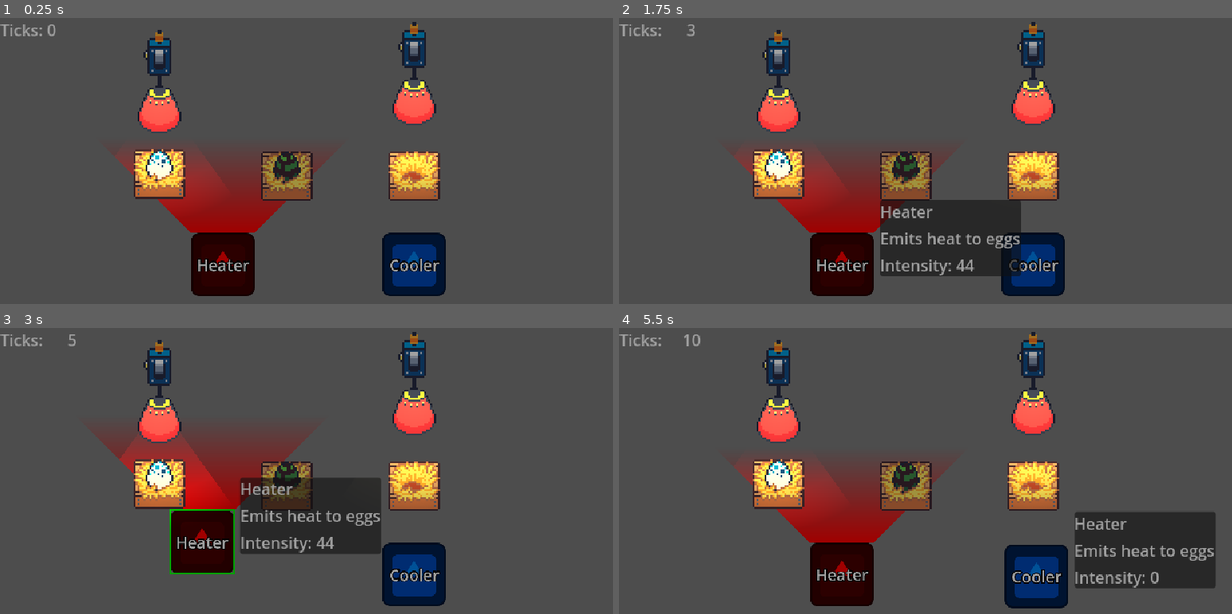
Above: before the commit, frames 1-4 (two rows, left to right).
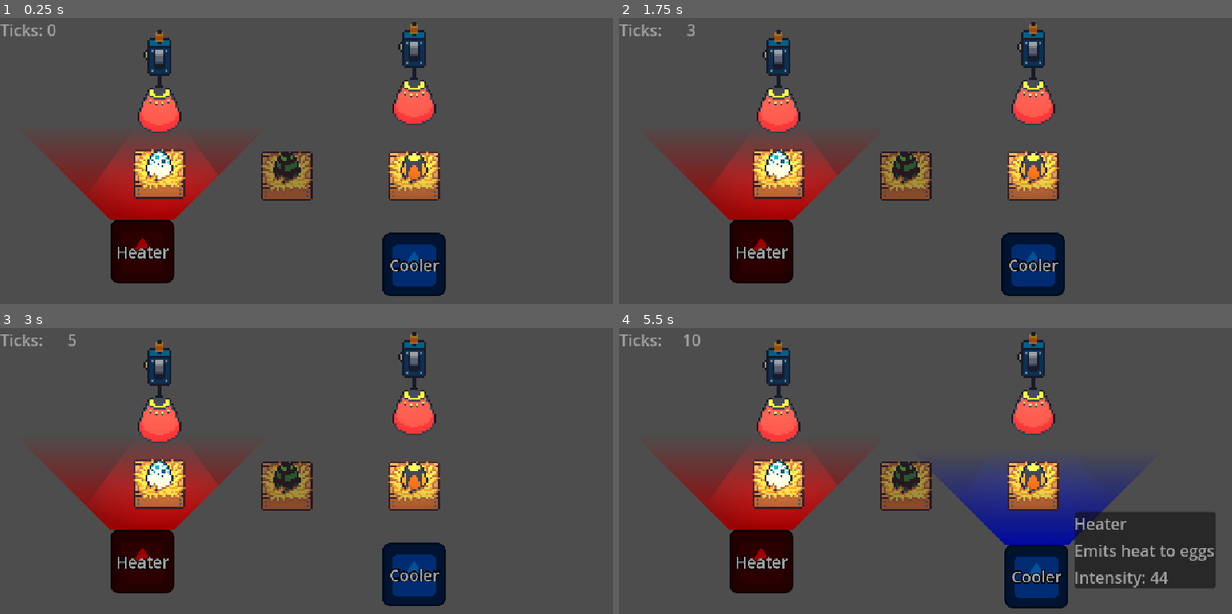
Above: after the commit, the same moments.

Repository: Chris-GW/eggs_incubation_station
Game: Godot game, scene res://main.tscn
The game is run twice, just before and just after one commit, with the same random seed, the same clock (stepped at 60 frames per second) and the same inputs. The engine's default icon, where the game draws it, is replaced by a stand-in: a white triangle on a blue panel in a dark square.
Inputs (mouse positions are in pixels of both pictures, inside the frame that each line leads up to):
- Up to frame 1 (0.25 s): no input
- Up to frame 2 (1.75 s): tap Enter at 0.5 s; drag from (778, 175) to (1035, 175) at 0.52 s; drag from (907, 175) to (839, 263) at 1.27 s
- Up to frame 3 (3 s): tap Space at 2 s; move the mouse to (416, 485) at 2.02 s; click (416, 485) at 2.17 s; drag from (220, 573) to (159, 473) at 2.77 s
- Up to frame 4 (5.5 s): drag from (778, 393) to (907, 476) at 3.52 s; drag from (1035, 385) to (907, 485) at 4.27 s; move the mouse to (1035, 573) at 5.02 s; click (1035, 573) at 5.17 s

The runs differ from the first frame. In frame 1, 10% of the frame differs, in the area x 7-70%, y 43-98%; in frame 2, 15%; in frame 3, 16%, in the area x 7-70%, y 36-93%; in frame 4, 14%.

Commit message:
improved temperature logic and add fish

Diff:
--- a/main.tscn
+++ b/main.tscn
@@ -1,10 +1,11 @@
-[gd_scene load_steps=8 format=3 uid="uid://dfyxn8l8uy0hm"]
+[gd_scene load_steps=9 format=3 uid="uid://dfyxn8l8uy0hm"]
 
 [ext_resource type="Script" uid="uid://jvepttfn2388" path="res://scripts/main.gd" id="1_ig7tw"]
 [ext_resource type="PackedScene" uid="uid://dj04gpqp0lx15" path="res://scenes/incubation_station.tscn" id="2_0xm2m"]
 [ext_resource type="Resource" uid="uid://igwpka7ehvvf" path="res://scripts/egg_creatures/creature_chicken.tres" id="3_1bvp3"]
 [ext_resource type="PackedScene" uid="uid://bb2c5mlyg7sy4" path="res://scenes/devices/heater.tscn" id="3_h2yge"]
 [ext_resource type="Resource" uid="uid://5hgtftfyu4uv" path="res://scripts/egg_creatures/creature_duck.tres" id="4_lquwl"]
+[ext_resource type="Resource" uid="uid://dacvawr1rtowm" path="res://scripts/egg_creatures/creature_fish.tres" id="5_5vw27"]
 [ext_resource type="PackedScene" uid="uid://m7nn74deuc3m" path="res://scenes/devices/hanging_lamp.tscn" id="6_7mycd"]
 [ext_resource type="PackedScene" uid="uid://brnwpac523qw7" path="res://scenes/devices/cooler.tscn" id="7_272bh"]
 
@@ -23,10 +24,10 @@
 
 [node name="IncubationStation3" parent="Map" instance=ExtResource("2_0xm2m")]
 position = Vector2(416, 160)
+starting_egg_creature = ExtResource("5_5vw27")
 
 [node name="Heater" parent="Map" instance=ExtResource("3_h2yge")]
-position = Vector2(224, 248)
-intensity = 44.0
+position = Vector2(143, 235)
 
 [node name="HangingLamp" parent="Map" instance=ExtResource("6_7mycd")]
 position = Vector2(160, 64)
@@ -36,6 +37,7 @@
 
 [node name="Cooler" parent="Map" instance=ExtResource("7_272bh")]
 position = Vector2(416, 248)
+enabled = false
 
 [node name="GameTickTimer" type="Timer" parent="."]
 wait_time = 0.5
--- a/scenes/devices/cooler.tscn
+++ b/scenes/devices/cooler.tscn
@@ -14,6 +14,7 @@
 
 [node name="Cooler" type="Area2D" groups=["devices"]]
 script = ExtResource("1_or2mw")
+intensity = 44.0
 
 [node name="Draggable" type="Node2D" parent="." node_paths=PackedStringArray("area_2d", "outline")]
 script = ExtResource("2_jplme")
@@ -55,8 +56,14 @@
 z_index = -2
 monitorable = false
 
-[node name="CollisionShape2D" type="CollisionShape2D" parent="EggEffectArea2D"]
-shape = SubResource("RectangleShape2D_8ycrt")
+[node name="Polygon2D" type="Polygon2D" parent="EggEffectArea2D"]
+color = Color(0, 0.466667, 1, 0.196078)
+polygon = PackedVector2Array(-128, -128, -32, -32, 32, -32, 128, -128)
+vertex_colors = PackedColorArray(0, 0.0666666, 1, 0, 0, 0.0666666, 1, 1, 0, 0.0666667, 1, 1, 0, 0.0666666, 1, 0)
+
+[node name="CollisionPolygon2D" type="CollisionPolygon2D" parent="EggEffectArea2D"]
+visible = false
+polygon = PackedVector2Array(32, -32, 128, -128, -128, -128, -32, -32)
 
 [node name="HoverPanelContainer" type="PanelContainer" parent="."]
 visible = false
--- a/scenes/devices/heater.tscn
+++ b/scenes/devices/heater.tscn
@@ -14,6 +14,7 @@
 
 [node name="Heater" type="Area2D" groups=["devices"]]
 script = ExtResource("1_yh6gp")
+intensity = 44.0
 
 [node name="Draggable" type="Node2D" parent="." node_paths=PackedStringArray("area_2d", "outline")]
 script = ExtResource("3_5hecl")
--- a/scripts/devices/cooler.gd
+++ b/scripts/devices/cooler.gd
@@ -1,6 +1,4 @@
 extends Area2D
-
-const AMBIENT_TEMP = 20.0
 
 @export var intensity: float
 @export var enabled := true : set = set_enabled
@@ -13,6 +11,7 @@
 
 func _ready() -> void:
 	hover_panel_container.visible = false
+	set_enabled(enabled)
 	%IntensityLabel.text = "Intensity: %d" % intensity
 
 
@@ -27,24 +26,18 @@
 	if not enabled:
 		return
 	for egg in effected_eggs:
-		apply_cool_to(egg)
+		egg.temperature -= get_temperature_for(egg)
 
 
 func post_game_tick() -> void:
 	pass
 
 
-func apply_cool_to(egg: Egg) -> void:
-	var temp_target := get_temperature_for(egg)
-	var max_change := egg.egg_creature.heat_rate
-	var difference := temp_target - egg.temperature
-	if abs(difference) <= max_change:
-		egg.temperature = temp_target
-	else:
-		egg.temperature -= sign(difference) * max_change
+func get_temperature_for(egg: Egg) -> float:
+	var distance := self.global_position.distance_to(egg.global_position)
+	var max_distance := 180.0
+	return intensity * (1.0 - distance / max_distance)
 
-func get_temperature_for(egg: Egg) -> float:
-	return AMBIENT_TEMP + intensity
 
 
 func set_enabled(_enabled: bool) -> void:
@@ -64,7 +57,6 @@
 
 func _on_input_event(_viewport: Node, event: InputEvent, _shape_idx: int) -> void:
 	if (event is InputEventMouseButton
-				and event.button_index == MOUSE_BUTTON_LEFT
-				and event.is_pressed()
-				and event.double_click):
+				and event.button_index == MOUSE_BUTTON_RIGHT
+				and event.is_pressed()):
 		enabled = !enabled
--- a/scripts/devices/heater.gd
+++ b/scripts/devices/heater.gd
@@ -1,6 +1,4 @@
 extends Node2D
-
-const AMBIENT_TEMP = 20.0
 
 @export var intensity: float
 @export var enabled := true : set = set_enabled
@@ -12,6 +10,7 @@
 
 
 func _ready() -> void:
+	set_enabled(enabled)
 	hover_panel_container.visible = false
 	%IntensityLabel.text = "Intensity: %d" % intensity
 
@@ -27,26 +26,18 @@
 	if not enabled:
 		return
 	for egg in effected_eggs:
-		apply_heat_to(egg)
+		var added_temp := get_temperature_for(egg)
+		egg.temperature += added_temp
 
 
 func post_game_tick() -> void:
 	pass
 
 
-func apply_heat_to(egg: Egg) -> void:
-	var temp_target := get_temperature_for(egg)
-	var max_change := egg.egg_creature.heat_rate
-	var difference := temp_target - egg.temperature
-	if abs(difference) <= max_change:
-		egg.temperature = temp_target
-	else:
-		egg.temperature += sign(difference) * max_change
-
 func get_temperature_for(egg: Egg) -> float:
 	var distance := self.global_position.distance_to(egg.global_position)
 	var max_distance := 180.0
-	return AMBIENT_TEMP + intensity * (1.0 - distance / max_distance)
+	return intensity * (1.0 - distance / max_distance)
 
 
 func set_enabled(_enabled: bool) -> void:
--- a/scripts/egg.gd
+++ b/scripts/egg.gd
@@ -6,7 +6,7 @@
 @export var egg_creature: EggCreature : set = set_egg_creature
 
 @export var age_ticks := 0
-@export var temperature := 0.0
+@export var temperature := IncubationStation.AMBIENT_TEMP
 @export var light_level := EggCreature.LightLevel.DARK
 @export var ticks_since_last_rotation := 0
 @export var happiness := 0.0
--- a/scripts/egg_creatures/creature_chicken.tres
+++ b/scripts/egg_creatures/creature_chicken.tres
@@ -121,11 +121,11 @@
 name = "Chicken"
 description = "A Chicken likes it warm and dark"
 sprites = SubResource("SpriteFrames_v3xbe")
-preferred_temp_range = Vector2(0, 0)
+preferred_temp_range = Vector2(38, 46)
 preferred_light_level = 0
 preferred_rotation_interval = 16
-heat_rate = 2.0
+heat_rate = 1.0
 happiness_rate = 3.0
 happiness_threshold = 0.0
-growth_duration = 30
+growth_duration = 90
 metadata/_custom_type_script = "uid://mtgmwpb24w7d"
--- a/scripts/egg_creatures/creature_duck.tres
+++ b/scripts/egg_creatures/creature_duck.tres
@@ -121,11 +121,11 @@
 name = "Duck"
 description = "A Duck can swim and wants it cool"
 sprites = SubResource("SpriteFrames_j2mle")
-preferred_temp_range = Vector2(12, 18)
+preferred_temp_range = Vector2(8, 18)
 preferred_light_level = 2
 preferred_rotation_interval = 26
 heat_rate = 3.0
-happiness_rate = 1.0
+happiness_rate = 0.5
 happiness_threshold = 0.0
-growth_duration = 38
+growth_duration = 76
 metadata/_custom_type_script = "uid://mtgmwpb24w7d"
--- /dev/null
+++ b/scripts/egg_creatures/creature_fish.tres
@@ -0,0 +1,131 @@
+[gd_resource type="Resource" script_class="EggCreature" load_steps=19 format=3 uid="uid://dacvawr1rtowm"]
+
+[ext_resource type="Script" uid="uid://mtgmwpb24w7d" path="res://scripts/egg_creatures/egg_creature.gd" id="1_jwrdx"]
+[ext_resource type="Texture2D" uid="uid://cxtliepbtfjd6" path="res://assets/eggs/Creatures Color.png" id="2_v88br"]
+[ext_resource type="Texture2D" uid="uid://db3gu7d6rsodx" path="res://assets/eggs/Colorful.png" id="3_la5aq"]
+
+[sub_resource type="AtlasTexture" id="AtlasTexture_jwrdx"]
+atlas = ExtResource("2_v88br")
+region = Rect2(36, 32, 18, 16)
+
+[sub_resource type="AtlasTexture" id="AtlasTexture_v88br"]
+atlas = ExtResource("3_la5aq")
+region = Rect2(0, 112, 16, 16)
+
+[sub_resource type="AtlasTexture" id="AtlasTexture_la5aq"]
+atlas = ExtResource("3_la5aq")
+region = Rect2(16, 112, 16, 16)
+
+[sub_resource type="AtlasTexture" id="AtlasTexture_y8ls1"]
+atlas = ExtResource("3_la5aq")
+region = Rect2(32, 112, 16, 16)
+
+[sub_resource type="AtlasTexture" id="AtlasTexture_sdmyb"]
+atlas = ExtResource("3_la5aq")
+region = Rect2(48, 112, 16, 16)
+
+[sub_resource type="AtlasTexture" id="AtlasTexture_5ue2f"]
+atlas = ExtResource("3_la5aq")
+region = Rect2(64, 112, 16, 16)
+
+[sub_resource type="AtlasTexture" id="AtlasTexture_an8yf"]
+atlas = ExtResource("3_la5aq")
+region = Rect2(80, 112, 16, 16)
+
+[sub_resource type="AtlasTexture" id="AtlasTexture_p7ybw"]
+atlas = ExtResource("3_la5aq")
+region = Rect2(96, 112, 16, 16)
+
+[sub_resource type="AtlasTexture" id="AtlasTexture_kt6ud"]
+atlas = ExtResource("3_la5aq")
+region = Rect2(112, 112, 16, 16)
+
+[sub_resource type="AtlasTexture" id="AtlasTexture_6mklu"]
+atlas = ExtResource("3_la5aq")
+region = Rect2(128, 112, 16, 16)
+
+[sub_resource type="AtlasTexture" id="AtlasTexture_xlgkr"]
+atlas = ExtResource("3_la5aq")
+region = Rect2(144, 112, 16, 16)
+
+[sub_resource type="AtlasTexture" id="AtlasTexture_c5544"]
+atlas = ExtResource("3_la5aq")
+region = Rect2(160, 112, 16, 16)
+
+[sub_resource type="AtlasTexture" id="AtlasTexture_d8oqj"]
+atlas = ExtResource("3_la5aq")
+region = Rect2(176, 112, 16, 16)
+
+[sub_resource type="AtlasTexture" id="AtlasTexture_f5uc4"]
+atlas = ExtResource("3_la5aq")
+region = Rect2(192, 112, 16, 16)
+
+[sub_resource type="SpriteFrames" id="SpriteFrames_v3xbe"]
+animations = [{
+"frames": [{
+"duration": 1.0,
+"texture": SubResource("AtlasTexture_jwrdx")
+}],
+"loop": true,
+"name": &"creature",
+"speed": 5.0
+}, {
+"frames": [{
+"duration": 1.0,
+"texture": SubResource("AtlasTexture_v88br")
+}, {
+"duration": 1.0,
+"texture": SubResource("AtlasTexture_la5aq")
+}, {
+"duration": 1.0,
+"texture": SubResource("AtlasTexture_y8ls1")
+}, {
+"duration": 1.0,
+"texture": SubResource("AtlasTexture_sdmyb")
+}, {
+"duration": 1.0,
+"texture": SubResource("AtlasTexture_5ue2f")
+}, {
+"duration": 1.0,
+"texture": SubResource("AtlasTexture_an8yf")
+}, {
+"duration": 1.0,
+"texture": SubResource("AtlasTexture_p7ybw")
+}, {
+"duration": 1.0,
+"texture": SubResource("AtlasTexture_kt6ud")
+}, {
+"duration": 1.0,
+"texture": SubResource("AtlasTexture_6mklu")
+}, {
+"duration": 1.0,
+"texture": SubResource("AtlasTexture_xlgkr")
+}, {
+"duration": 1.0,
+"texture": SubResource("AtlasTexture_c5544")
+}, {
+"duration": 1.0,
+"texture": SubResource("AtlasTexture_d8oqj")
+}, {
+"duration": 1.0,
+"texture": SubResource("AtlasTexture_f5uc4")
+}],
+"loop": true,
+"name": &"egg",
+"speed": 5.0
+}]
+
+[resource]
+resource_name = "Fish"
+script = ExtResource("1_jwrdx")
+name = "Fish"
+description = "A fish swims in water"
+sprites = SubResource("SpriteFrames_v3xbe")
+preferred_temp_range = Vector2(4, 18)
+preferred_light_level = 1
+preferred_rotation_interval = 10
+heat_rate = 1.0
+happiness_rate = 2.0
+happiness_threshold = 60.0
+growth_duration = 110
+metadata/_custom_type_script = "uid://mtgmwpb24w7d"
--- a/scripts/incubation_station.gd
+++ b/scripts/incubation_station.gd
@@ -1,10 +1,14 @@
 class_name IncubationStation
 extends Area2D
+
+const AMBIENT_TEMP = 20.0
 
 @export var starting_egg_creature: EggCreature
 
 @onready var egg: Egg = $EggPositionMarker/Egg
 @onready var hover_panel_container: PanelContainer = $HoverPanelContainer
+
+var previous_egg_temp := AMBIENT_TEMP
 
 
 func _ready() -> void:
@@ -17,21 +21,29 @@
 
 func pre_game_tick() -> void:
 	if egg:
+		egg.age_ticks += 1
 		egg.light_level = EggCreature.LightLevel.DARK
+		previous_egg_temp = egg.temperature
+		egg.temperature = AMBIENT_TEMP
+
+func next_game_tick() -> void:
+	pass
+
+func post_game_tick() -> void:
+	if egg:
+		apply_temperature_change()
+		if egg.is_happy_enough():
+			egg.growth_ticks += 1
+		if egg.is_ready_to_hatch():
+			egg.hatch_egg()
+	update_hover_info_panel()
 
 
-func next_game_tick() -> void:
-	if not egg:
-		return
-	egg.age_ticks += 1
-	if egg.is_happy_enough():
-		egg.growth_ticks += 1
-	if egg.is_ready_to_hatch():
-		egg.hatch_egg()
-
-
-func post_game_tick() -> void:
-	update_hover_info_panel()
+func apply_temperature_change() -> void:
+	var max_change := egg.egg_creature.heat_rate
+	var difference := egg.temperature - previous_egg_temp
+	if abs(difference) > max_change:
+		egg.temperature = previous_egg_temp + sign(difference) * max_change
 
 
 func update_hover_info_panel() -> void:
